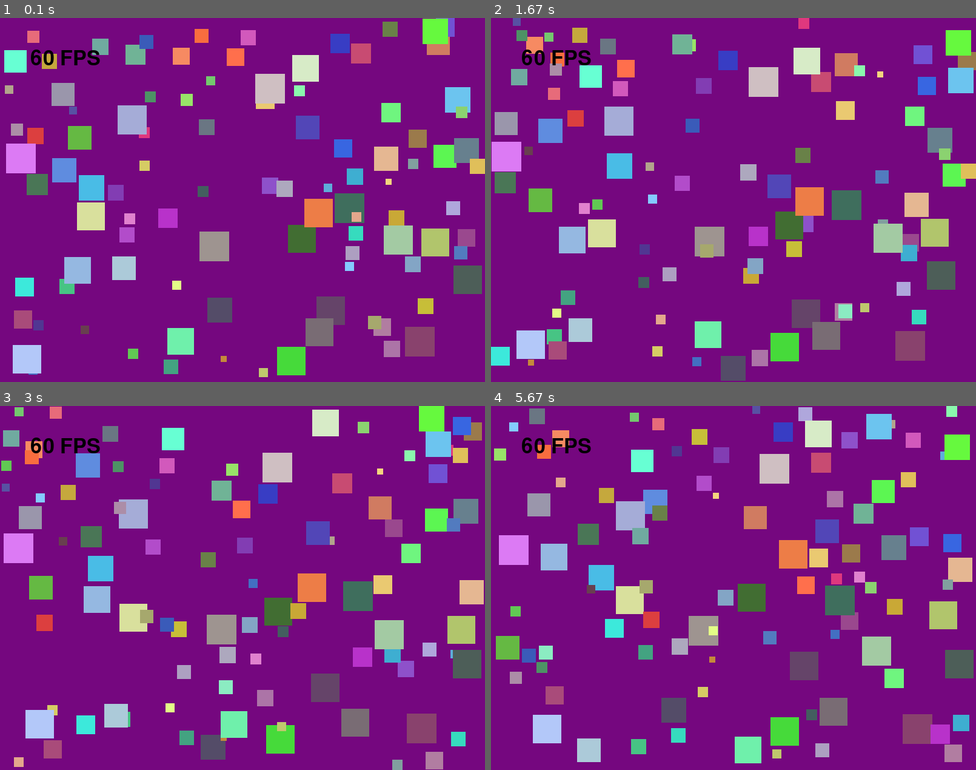
Above: before the commit, frames 1-4 (two rows, left to right).
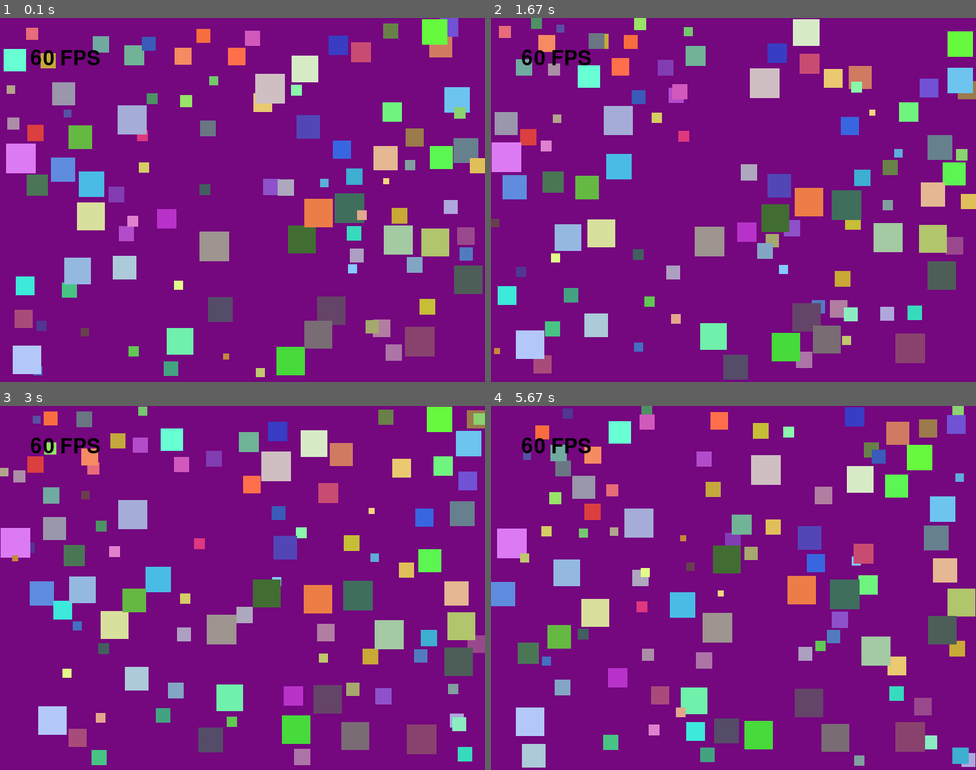
Above: after the commit, the same moments.

Repository: kevinotah/lab8-pygame
Game: pygame game, started from main.py
The game is run twice, just before and just after one commit, with the same random seed, the same clock (stepped at 60 frames per second) and the same inputs.
Inputs:
- Up to frame 1 (0.1 s): no input
- Up to frame 2 (1.67 s): no input
- Up to frame 3 (3 s): no input
- Up to frame 4 (5.67 s): no input

The runs differ from the first frame. In frame 1, 3.8% of the frame differs, in the area x 0-100%, y 0-99%; in frame 2, 17%; in frame 3, 27%; in frame 4, 33%, in the area x 0-100%, y 0-100%.

Commit message:
Switched to time-based

Diff:
--- a/main.py
+++ b/main.py
@@ -8,7 +8,7 @@
 SCREEN_HEIGHT = 600
 FPS = 60
 NUM_SQUARES = 100
-MAX_SPEED = 5
+MAX_SPEED = 300
 
 danger_distance = 50
 
@@ -41,29 +41,31 @@
         self.angle = random.uniform(0, 2 * math.pi)
 
         self.direction_timer = 0
-        self.direction_change_interval = random.randint(30, 90)
+        self.direction_change_interval = random.uniform(0.5, 1.5)
 
         size_ratio = (self.size - MIN_SIZE) / (MAX_SIZE - MIN_SIZE)
         self.speed = MAX_SPEED * (1 - size_ratio)
 
-    def update(self, all_squares):
+        # life_span = random.randint(30, 180)
+
+    def update(self, all_squares, dt):
         """Update position and handle bouncing."""
 
-        self.direction_timer += 1
+        self.direction_timer += dt
         if self.direction_timer >= self.direction_change_interval:
             self.angle = random.uniform(0, 2 * math.pi)
             self.direction_timer = 0
-            self.direction_change_interval = random.randint(30, 90)
+            self.direction_change_interval = random.uniform(0.5, 1.5)
 
         vx = self.speed * math.cos(self.angle)
         vy = self.speed * math.sin(self.angle)
 
         flee_dx, flee_dy = self.compute_flee_vector(all_squares)
-        vx = vx + flee_dx * 2
-        vy = vy + flee_dy * 2
+        vx += flee_dx * 200
+        vy += flee_dy * 200
 
-        self.x += vx
-        self.y += vy
+        self.x += vx * dt
+        self.y += vy * dt
 
         if self.x <= 0 or self.x >= SCREEN_WIDTH - self.size:
             self.angle = math.pi - self.angle
@@ -98,7 +100,6 @@
         """Draw the square on the screen."""
         pygame.draw.rect(screen, self.color, (self.x, self.y, self.size, self.size))
 
-
 def main():
     """Main game loop."""
     screen = pygame.display.set_mode((SCREEN_WIDTH, SCREEN_HEIGHT))
@@ -109,12 +110,14 @@
 
     running = True
     while running:
+        dt = clock.tick(FPS) / 1000
+
         for event in pygame.event.get():
             if event.type == pygame.QUIT:
                 running = False
 
         for square in squares:
-            square.update(squares)
+            square.update(squares, dt)
 
         screen.fill(RANDOM_COLOUR)
         for square in squares:
@@ -123,8 +126,6 @@
         screen.blit(fps_surface, (50, 50))
         pygame.display.flip()
 
-        clock.tick(FPS)
-
     pygame.quit()
 
 
Not shown, added: .github/agents/code-explorer-template.html
Not shown, added: .github/agents/code-explorer.agent.md
Not shown, changed: .github/agents/journal-logger.agent.md
Not shown, changed: JOURNAL.md
Not shown, added: docs/code_explorer.html
